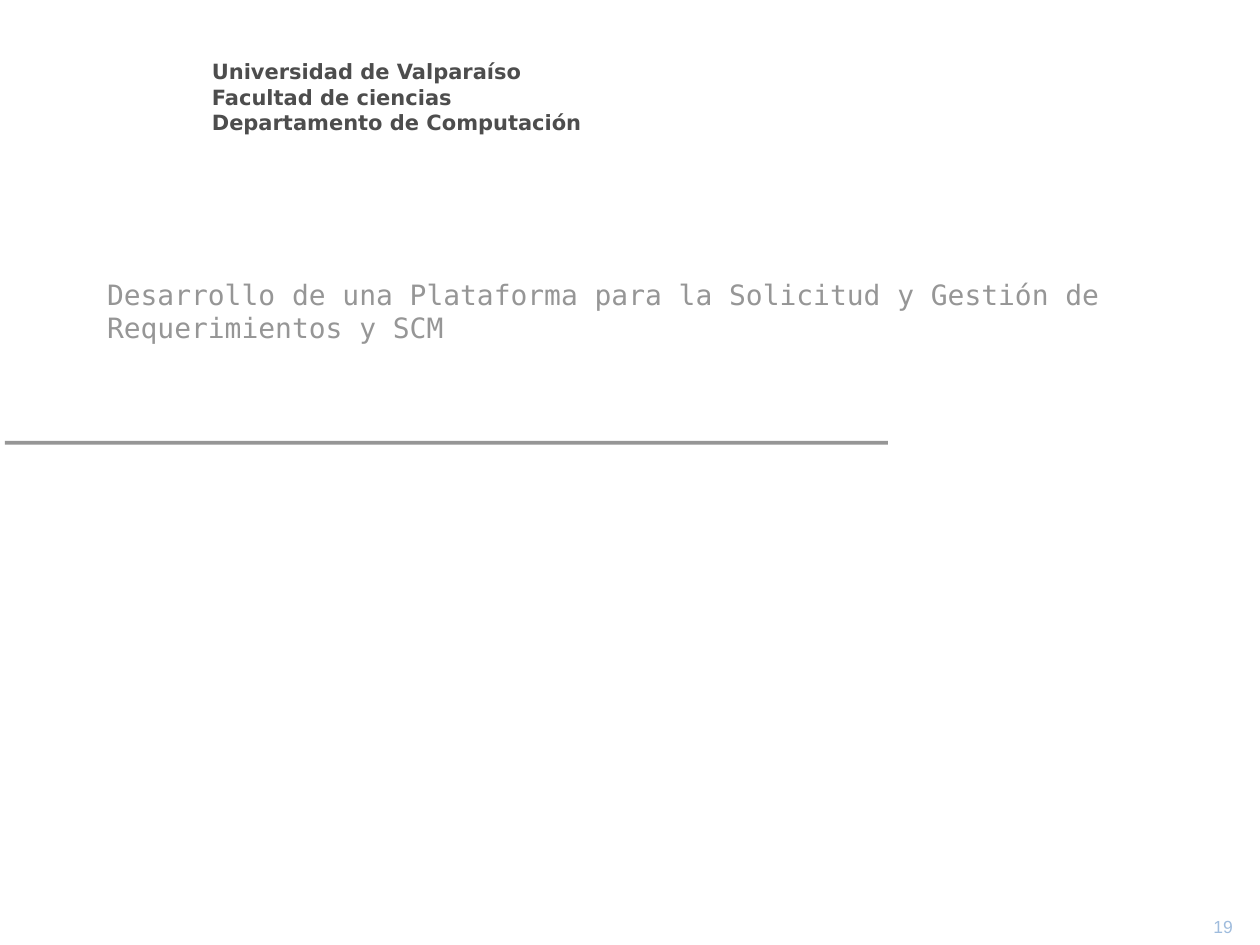
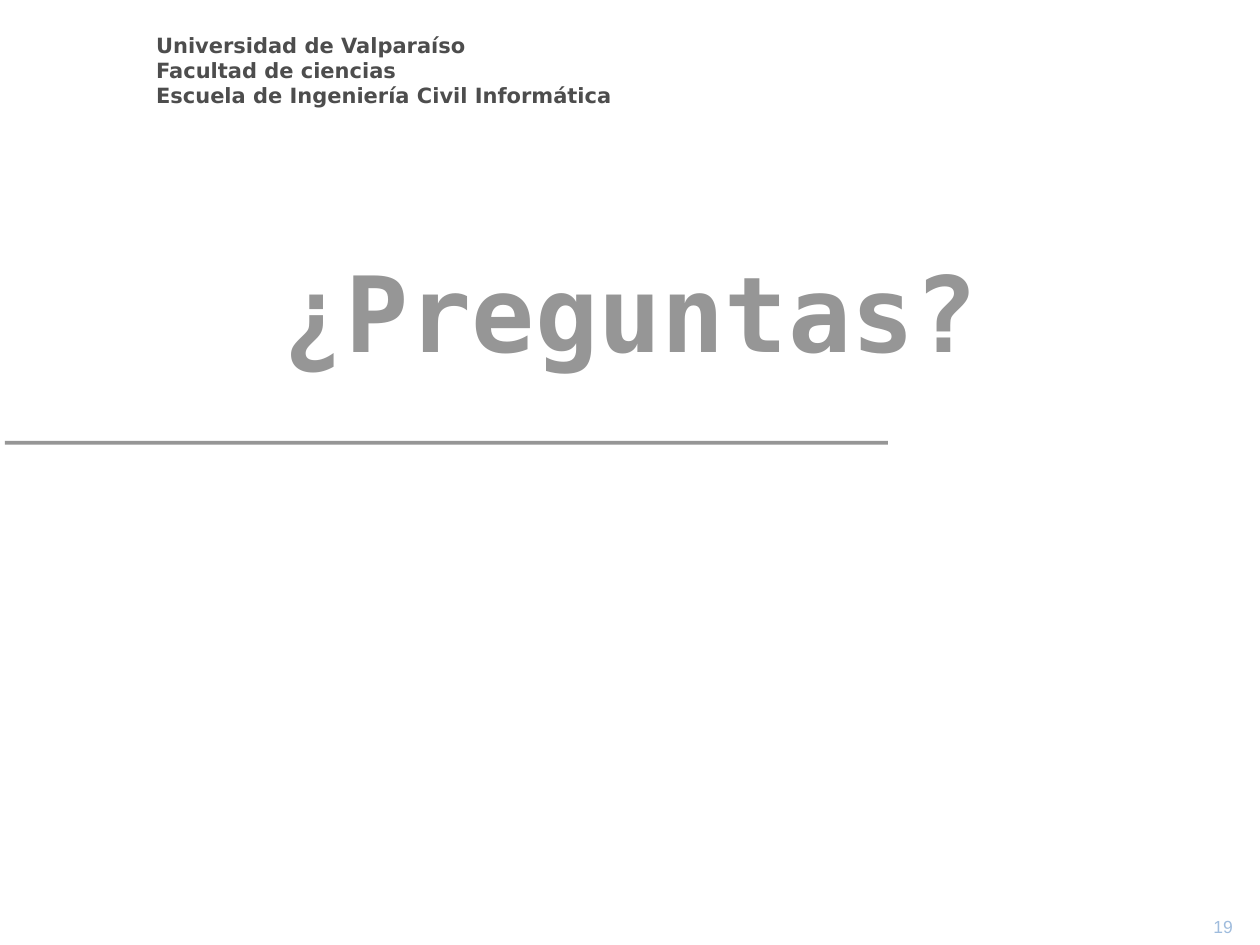
Before and after one commit to yano2h/TESIS, a slide deck: slide 19 of Informes/Propuesta en nueva Plantilla 2012/Precentacion_Propuesta_2012.ppt. Drawn at 1260x945 pixels with LibreOffice and Linux fonts; fonts in the diff are those of the drawing; background and template pictures are left out. Boxes give left, top, right and bottom in pixels: in the first picture for what was removed or moved away, otherwise in the second. Text is boxed around its words. In the diff, an @@ line names an element or a change of style, - is before the commit and + after.

```diff
--- a/Informes/Propuesta en nueva Plantilla 2012/Precentacion_Propuesta_2012.ppt
+++ b/Informes/Propuesta en nueva Plantilla 2012/Precentacion_Propuesta_2012.ppt
@@ text "Universidad de Valparaíso": place and size @@
-text "Universidad de Valparaíso" at box(212, 62, 581, 135)
+text "Universidad de Valparaíso" at box(156, 36, 611, 108)
@@ text at box(156, 86, 611, 108): text changed @@
-Departamento de Computación
+Escuela de Ingeniería Civil Informática
@@ title at box(282, 274, 977, 373): text changed; size 16 to 60 pt; bold on @@
-Desarrollo de una Plataforma para la Solicitud y Gestión de Requerimientos y SCM
+¿Preguntas?
```
Also in this commit, not shown: 7 other slides changed, 2 other files.
